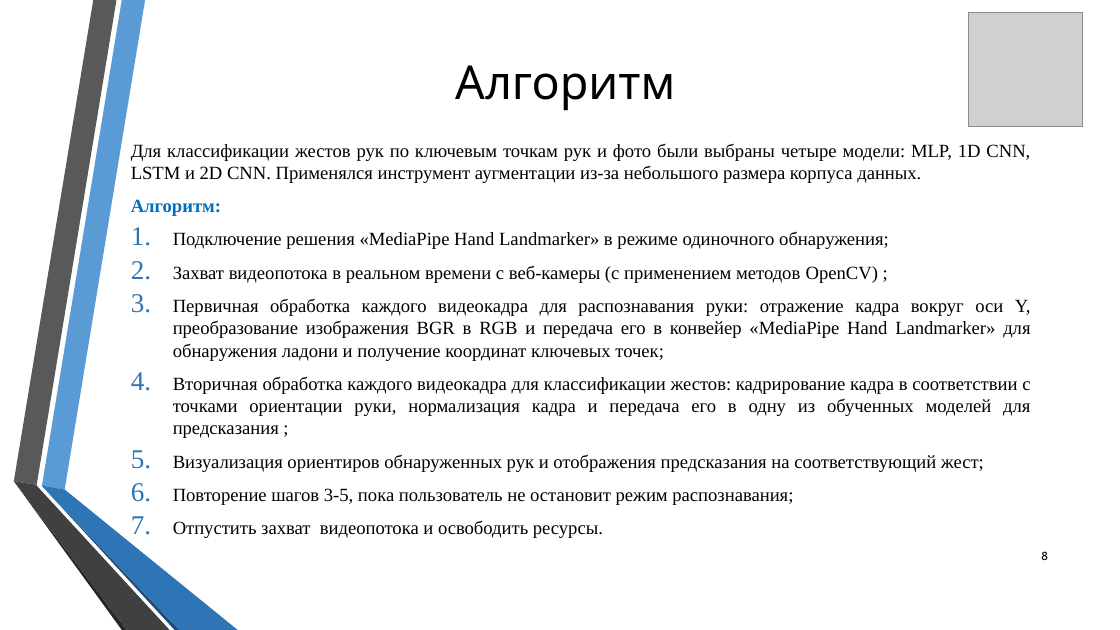
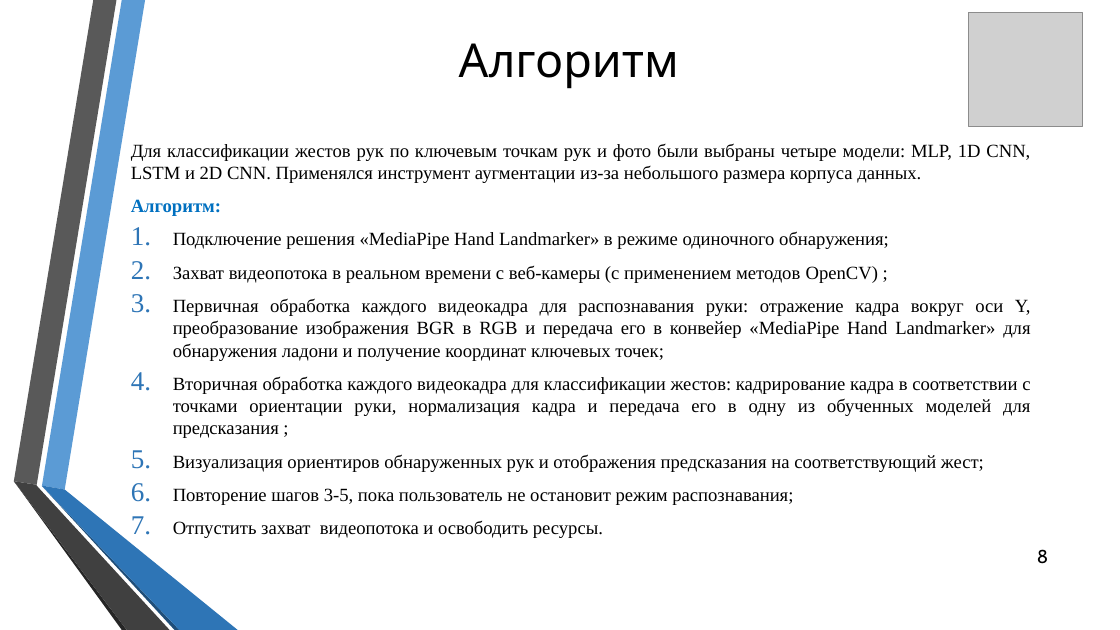
Before and after one commit to Elikul/vkr2, a slide deck: slide 8 of Презентация ВКР (Куликова ИТ-2МО).pptx. Drawn at 1120x630 pixels with LibreOffice and Linux fonts; fonts in the diff are those of the drawing; grey boxes stand for pictures; background and template pictures are left out. Boxes give left, top, right and bottom in pixels: in the first picture for what was removed or moved away, otherwise in the second. Text is boxed around its words. In the diff, an @@ line names an element or a change of style, - is before the commit and + after.

```diff
--- a/Презентация ВКР (Куликова ИТ-2МО).pptx
+++ b/Презентация ВКР (Куликова ИТ-2МО).pptx
@@ title "Алгоритм": place and size @@
-title "Алгоритм" at [455,65,675,111]
+title "Алгоритм" at [459,43,679,89]
@@ page number at [1037,549,1048,564]: size 10 to 16 pt @@
```
Also in this commit, not shown: 10 other slides changed, 2 slides added, 5 other files.
